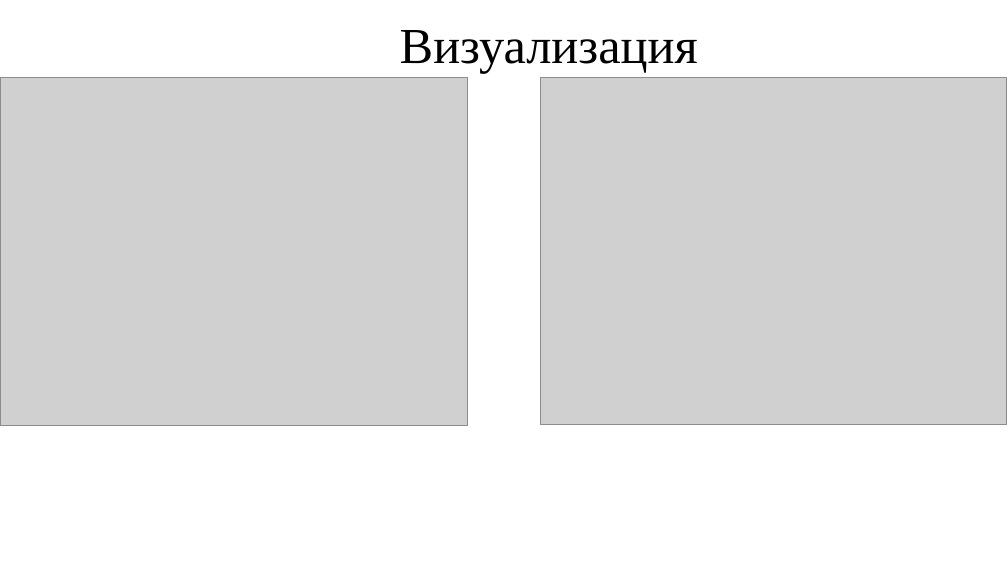
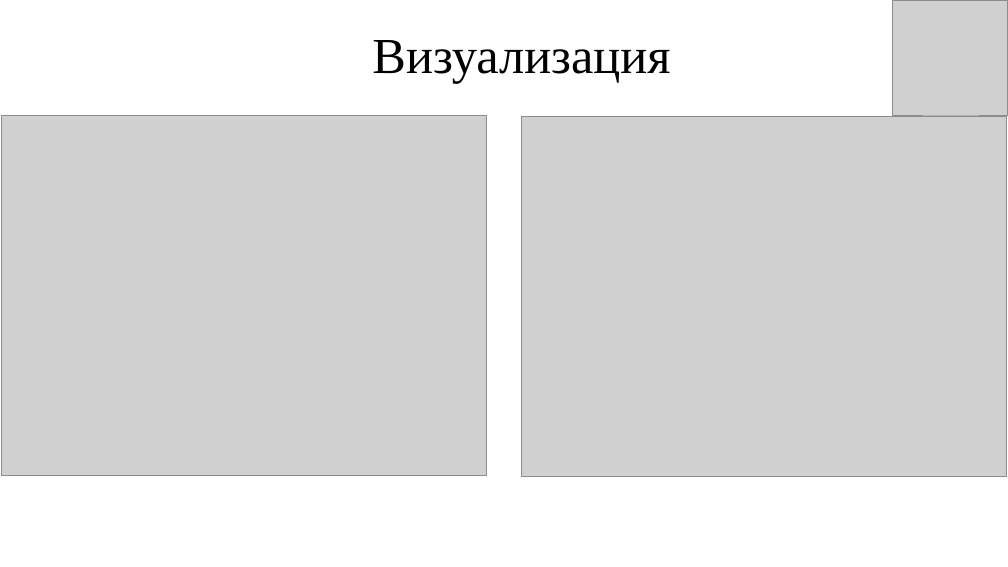
Before and after one commit to Kirill010/RTU-MIREA, a slide deck: slide 10 of 4 курс/Прогнозно-аналитические системы/Курсовая работа/Курсовая_работа_КимКС.pptx. Drawn at 1008x567 pixels with LibreOffice and Linux fonts; fonts in the diff are those of the drawing; grey boxes stand for pictures. Boxes give left, top, right and bottom in pixels: in the first picture for what was removed or moved away, otherwise in the second. Text is boxed around its words. In the diff, an @@ line names an element or a change of style, - is before the commit and + after.

```diff
--- a/4 курс/Прогнозно-аналитические системы/Курсовая работа/Курсовая_работа_КимКС.pptx
+++ b/4 курс/Прогнозно-аналитические системы/Курсовая работа/Курсовая_работа_КимКС.pptx
@@ title "Визуализация": place and size @@
-title "Визуализация" at bbox=[400, 30, 698, 74]
+title "Визуализация" at bbox=[372, 40, 670, 84]
@@ picture added at bbox=[893, 0, 1008, 115] @@
@@ picture: place and size @@
-picture at bbox=[0, 78, 467, 426]
+picture at bbox=[2, 115, 486, 476]
@@ picture: place and size @@
-picture at bbox=[541, 78, 1006, 424]
+picture at bbox=[522, 116, 1006, 477]
```
Also in this commit, not shown: 9 other slides changed, 1 other file.
